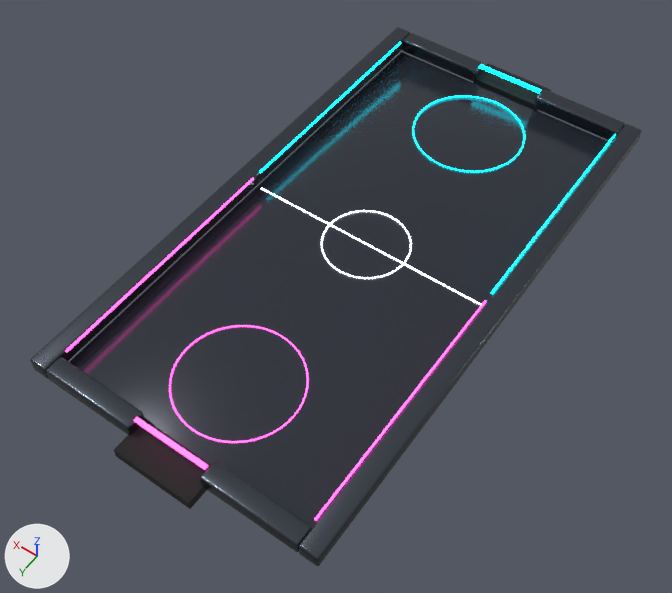
One commit to the glTF model app/src/main/assets/models/mesa_arcade.glb: the scene before it, then after it.
Camera for both pictures: a 50 mm camera at (-1.2, 1.86, 2.52) aimed at (0.0, 0.19, -0.1). The lights are fixed; the arrows at lower left show +X, +Y and +Z. The picture after the commit comes second.

The first picture shows 'Crease_P2', 'EndRail_P1_-1', 'EndRail_P1_1', 'EndRail_P2_-1', 'EndRail_P2_1', 'GoalArchNeon_P2', 'GoalPocket_P1', 'GoalPocket_P2', 'NeonStrip_RailLeft_Pink', 'NeonStrip_RailRight_Pink', 'RailLeft', 'RailRight', 'TableSurface' and 6 more.
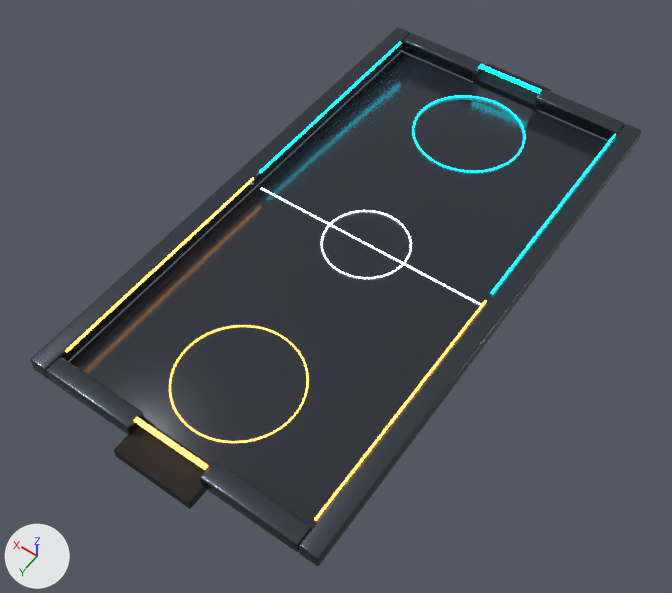
Where the change shows, as pixel boxes [x1, y1, x2, y2] in the pictures (672 x 593 px):
```json
{"object": "Crease_P2", "change": "recoloured", "before": [169, 325, 309, 443], "after": [169, 325, 309, 443]}
{"object": "NeonStrip_RailLeft_Pink", "change": "recoloured", "before": [314, 300, 487, 521], "after": [314, 300, 487, 521]}
{"object": "NeonStrip_RailRight_Pink", "change": "recoloured", "before": [65, 178, 254, 353], "after": [65, 178, 254, 353]}
{"object": "GoalArchNeon_P2", "change": "recoloured", "before": [134, 417, 208, 470], "after": [134, 417, 208, 470]}
```

Scene script edits in JSON lines:
```json
{"op": "add", "block": "mat_neonorange", "code": ["mat_neonorange = principled_material('NeonOrange')", "mat_neonorange.base_color = (1.0, 0.4, 0.05)  # orange #ffaa3f", "mat_neonorange.emission_color = (1.0, 0.4, 0.05)  # orange #ffaa3f", "mat_neonorange.emission_strength = 5.0"]}
{"block": "me_torus_003", "where": "me_torus_003.from_pydata(...)  # 576 vertices, 1152 faces; spans x -0.223..0.223, y -0.223..0.223, z -0.003..0.003"}
{"op": "remove", "block": "me_torus_003", "code": "me_torus_003.materials.append(mat_neonmagenta)  # pink #ff3fb3, glowing pink #ff3fb3"}
{"op": "add", "block": "me_torus_003", "code": "me_torus_003.materials.append(mat_neonorange)  # orange #ffaa3f, glowing orange #ffaa3f"}
{"block": "me_cube_015", "where": "me_cube_015.from_pydata(...)  # 8 vertices, 12 faces; spans x -0.14..0.14, y 1.027..1.043, z 0.059..0.069"}
{"op": "remove", "block": "me_cube_015", "code": "me_cube_015.materials.append(mat_neonmagenta)  # pink #ff3fb3, glowing pink #ff3fb3"}
{"op": "add", "block": "me_cube_015", "code": "me_cube_015.materials.append(mat_neonorange)  # orange #ffaa3f, glowing orange #ffaa3f"}
{"block": "me_cube_004", "where": "me_cube_004.from_pydata(...)  # 8 vertices, 12 faces; spans x -0.498..-0.492, y 0.02..0.98, z 0.056..0.064"}
{"op": "remove", "block": "me_cube_004", "code": "me_cube_004.materials.append(mat_neonmagenta)  # pink #ff3fb3, glowing pink #ff3fb3"}
{"op": "add", "block": "me_cube_004", "code": "me_cube_004.materials.append(mat_neonorange)  # orange #ffaa3f, glowing orange #ffaa3f"}
{"block": "me_cube_007", "where": "me_cube_007.from_pydata(...)  # 8 vertices, 12 faces; spans x 0.492..0.498, y 0.02..0.98, z 0.056..0.064"}
{"op": "remove", "block": "me_cube_007", "code": "me_cube_007.materials.append(mat_neonmagenta)  # pink #ff3fb3, glowing pink #ff3fb3"}
{"op": "add", "block": "me_cube_007", "code": "me_cube_007.materials.append(mat_neonorange)  # orange #ffaa3f, glowing orange #ffaa3f"}
```
